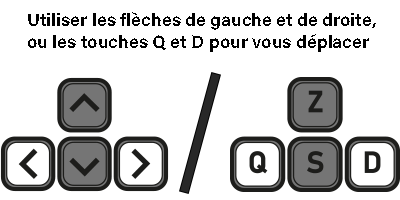
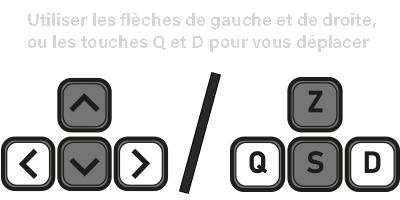
Layers edited between the first and the second 400 x 200 image:
painted on "Utiliser les flèches de gauche et de droite, ou les touches Q e" over [28, 12, 376, 52]
